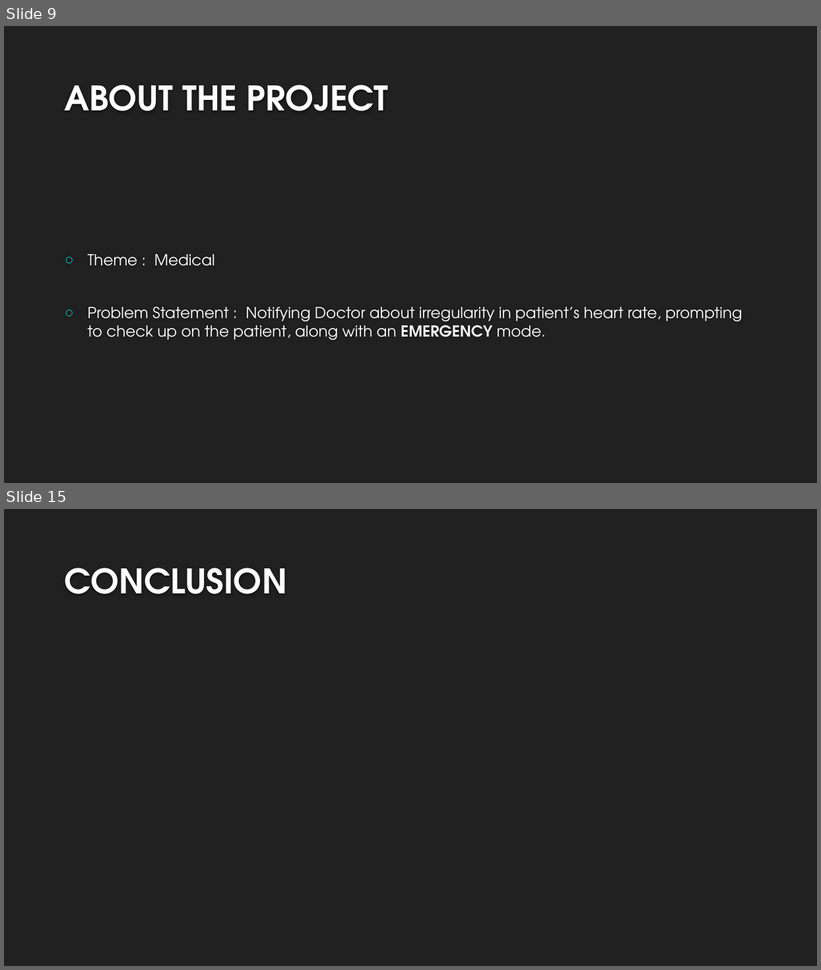
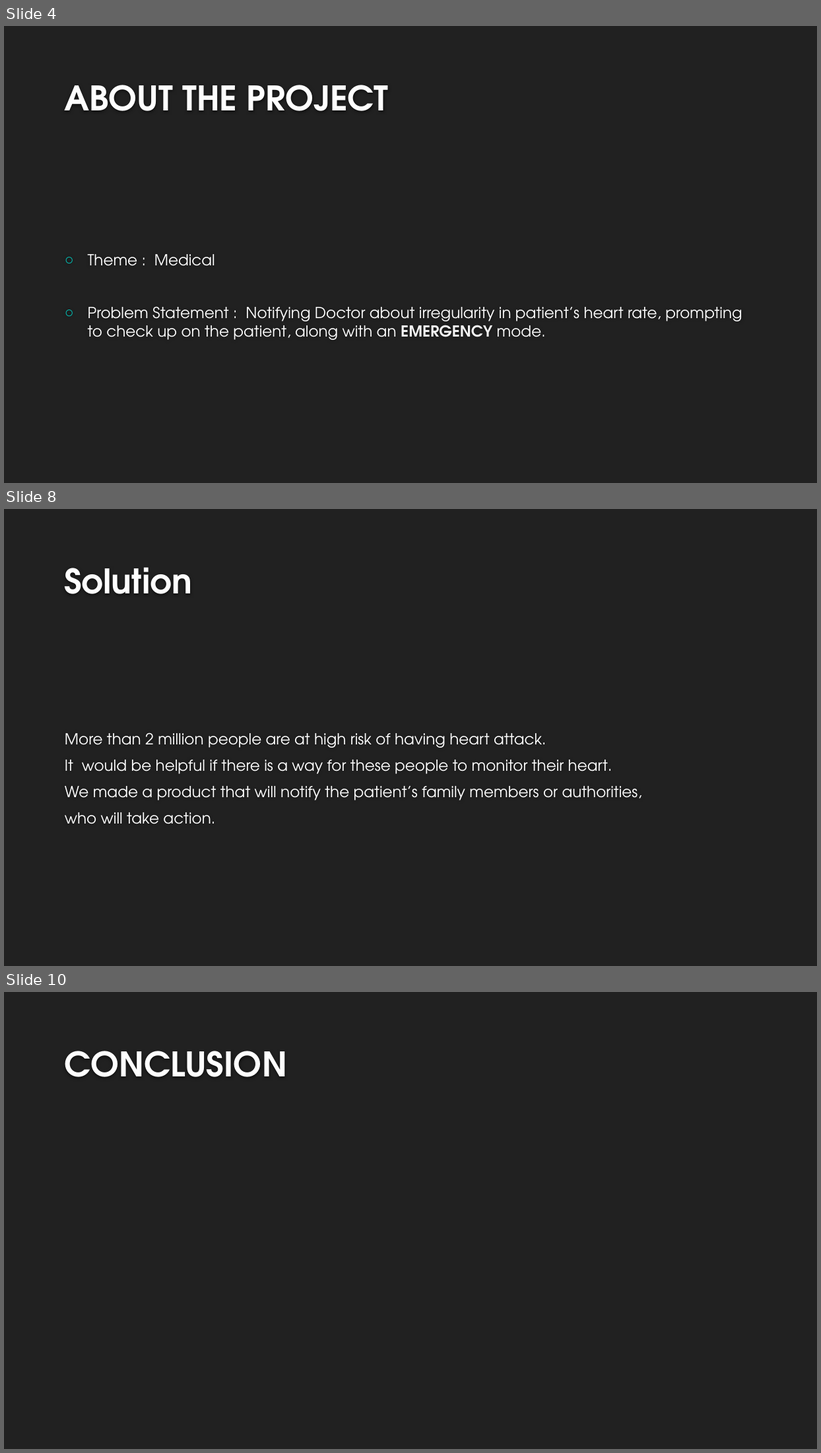
Before and after one commit to amitgit0304/CodeCrafters1, a slide deck: Presentation/Presentation.pptx. Shown one above the other, each under a label of ours: slides 9 and 15 before the commit, slides 4, 8 and 10 after it; the slides between them are not shown. The pictures are 821x970 and 821x1453 pixels, drawn with LibreOffice and Linux fonts; fonts in the diff are those of the drawing; background and template pictures are left out. Boxes give left, top, right and bottom in pixels: in the first picture for what was removed or moved away, otherwise in the second. Text is boxed around its words. In the diff, an @@ line names an element or a change of style, - is before the commit and + after.

```diff
--- a/Presentation/Presentation.pptx
+++ b/Presentation/Presentation.pptx
@@ slide 8 added at <box>4,509,817,966</box>, background #212121 @@
@@ title added at <box>64,567,192,594</box>, 40 pt, text #FEFEFE, bold @@
+Solution
@@ text added at <box>65,733,642,824</box>, 18 pt, text #FFFFFF @@
+More than 2 million people are at high risk of having heart attack.
+It would be helpful if there is a way for these people to monitor their heart.
+We made a product that will notify the patient’s family members or authorities,
+who will take action.
@@ what was slide 9 is now slide 4 @@
@@ what was slide 15 is now slide 10 @@
```
Also in this commit, not shown: 3 slides changed, 4 other slides added, 10 slides removed.
